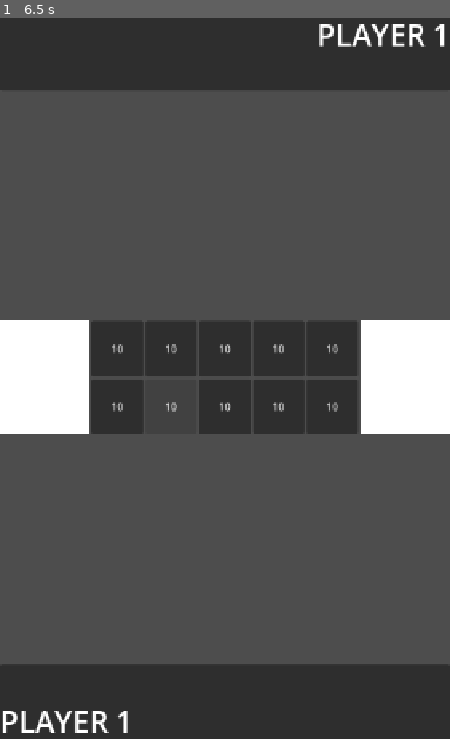
Above: before the commit, frame 1.
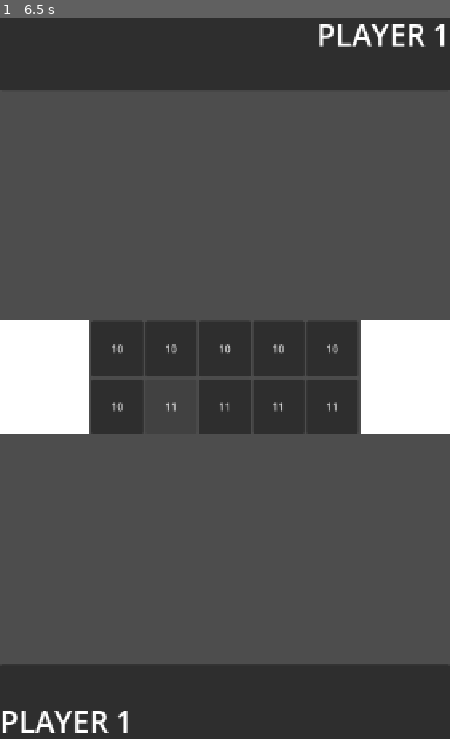
Above: after the commit, the same moment.

Repository: LeYohan-rgb/trad-games-hub
Game: Godot game, scene res://Scenes/adjiboto_room.tscn
The game is run twice, just before and just after one commit, with the same random seed, the same clock (stepped at 60 frames per second) and the same inputs. This scene is started directly instead of the project's main scene.
Inputs:
- Up to frame 1 (6.5 s): click "10" at 0.5 s; click "10" at 1.25 s; click "10" at 2 s; click "10" at 2.75 s; click "10" at 3.5 s; click "10" at 4.25 s; click "10" at 5 s; click "10" (after the commit: "11") at 5.75 s

The runs differ from the first frame. In frame 1, less than 0.1% of the frame differs, in the area x 38-76%, y 53-55%.
Error in both runs: Out of bounds get index '0' (on base: 'Array[String]') (res://Scripts/adjiboto_room.gd:51)

Commit message:
Fixing a bug with hole indexing

Diff:
--- a/Scripts/adjiboto_room.gd
+++ b/Scripts/adjiboto_room.gd
@@ -90,11 +90,40 @@
 func perform_move(hole_num, player):
 	game_paused = true
 
+	var amount_of_stones_removed = int(get_stone(player, is_the_host(), hole_num).text) - 1
+	update_game_state(hole_num, player, is_the_host())
+	await get_tree().create_timer(0.5).timeout
+	loop_through_holes(hole_num, player, is_the_host(), amount_of_stones_removed)
 
+
+func is_the_host() -> int:
 	if multiplayer.is_server():
-		update_game_state(hole_num, player, 0)
+		return 0
 	else:
-		update_game_state(hole_num, player, 1)
+		return 1
+
+func get_stone_by_index(player, plr_interface, hole_num):
+	if plr_interface == 0:
+		if player == 0:
+			return hole_num
+		else:
+			return hole_num + 5
+	else:
+		if player == 0:
+			return hole_num + 5
+		else:
+			return hole_num
+func get_stone(player, plr_interface, hole_num):
+	if plr_interface == 0:
+		if player == 0:
+			return game_holes[hole_num]
+		else:
+			return game_holes[5 + hole_num]
+	else:
+		if player == 0:
+			return game_holes[5 + hole_num]
+		else:
+			return game_holes[hole_num]
 
 func update_game_state(hole_num, player, plr_interface):
 
@@ -116,3 +145,16 @@
 			message_label.text = Global.players[player] + " distributed " + str(game_state[hole_num] - 1) + " stones!"
 			game_state[hole_num] = 1
 			game_holes[hole_num].text = str(1)
+
+func loop_through_holes(hole_num, plr, plr_interface, stones_removed):
+	for i in range(stones_removed):
+		prints(get_stone_by_index(plr, plr_interface, mod_10_index(hole_num + i + 1)), plr, plr_interface, mod_10_index(hole_num + 1 + i))
+		game_state[get_stone_by_index(plr, plr_interface, mod_10_index(hole_num + i + 1))] += 1
+		get_stone(plr, plr_interface, mod_10_index(hole_num + i + 1)).text = str(int(get_stone(plr, plr_interface, mod_10_index(hole_num + i + 1)).text) + 1)
+		await get_tree().create_timer(0.5).timeout
+
+func mod_10_index(num):
+	if num % 10 == 0:
+		return 10
+	else:
+		return num % 10
